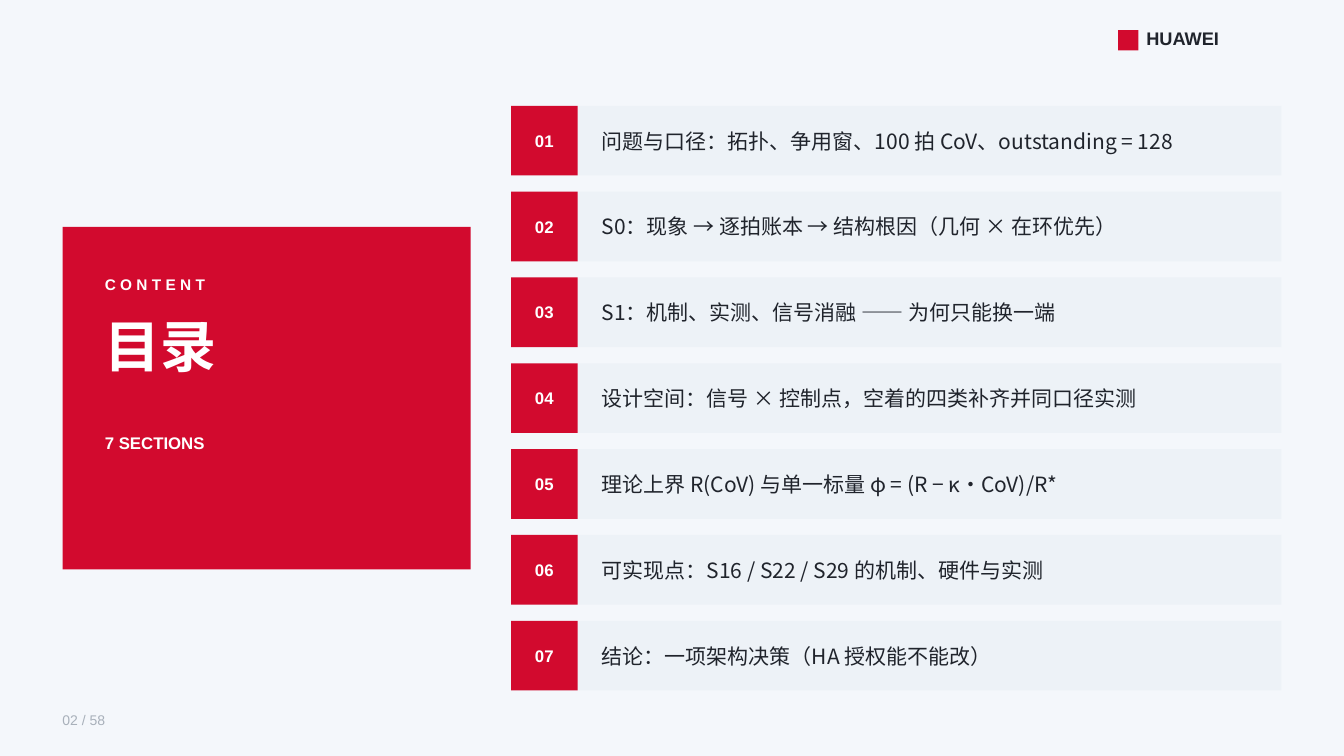
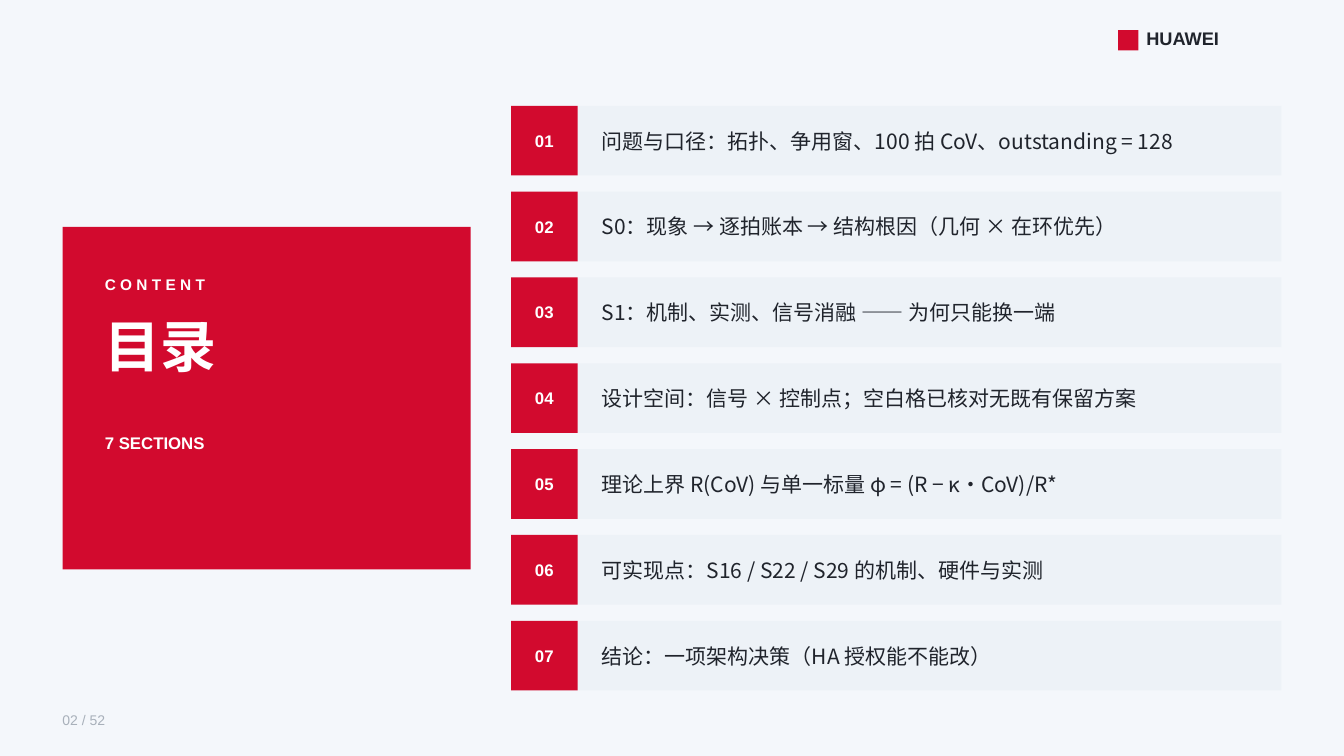
Before and after one commit to lukebest/booksim2, a slide deck: slide 2 of ppt/ring2-write-fairness.pptx. Drawn at 1344x756 pixels with LibreOffice and Linux fonts; fonts in the diff are those of the drawing. Boxes give left, top, right and bottom in pixels: in the first picture for what was removed or moved away, otherwise in the second. Text is boxed around its words. In the diff, an @@ line names an element or a change of style, - is before the commit and + after.

```diff
--- a/ppt/ring2-write-fairness.pptx
+++ b/ppt/ring2-write-fairness.pptx
@@ text at <box>602,388,1136,409</box>: text changed @@
-设计空间：信号 × 控制点，空着的四类补齐并同口径实测
+设计空间：信号 × 控制点；空白格已核对无既有保留方案
@@ text at <box>62,715,106,725</box>: text changed @@
-02 / 58
+02 / 52
```
Also in this commit, not shown: 49 other slides changed, 1 slide added, 7 slides removed, 5 other files.
